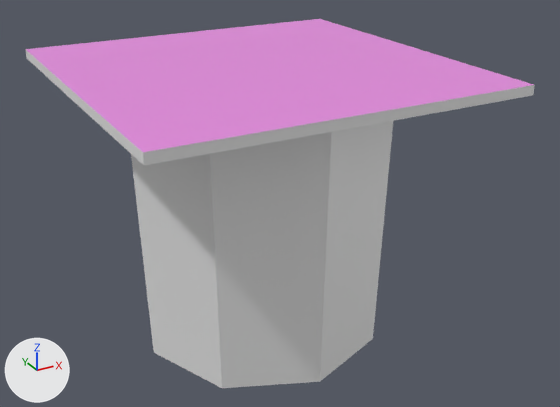
The FBX model Assets/Resources/Object_3D/Food/yaourt.fbx, before and after one commit.
Before and after are seen from a camera (50 mm lens) standing at (-0.227, -0.441, 0.208) and looking at (0.012, -0.007, -0.009). The lights are fixed; the arrows at lower left show +X, +Y and +Z. Where no turn or scale is listed for an object, it has been applied to the vertices.

Objects in the first picture: 'yaourt'.
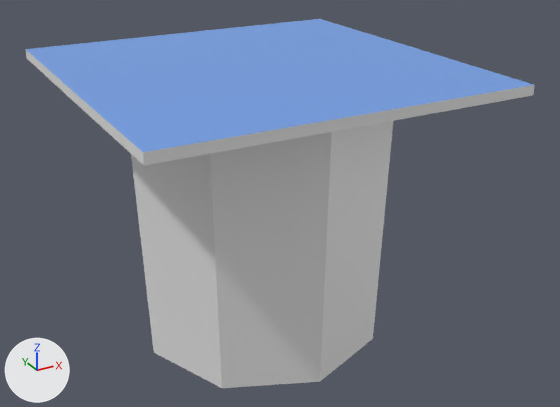
Location of each change, (x1, y1, x2, y2) in pixels of the pictures (560 x 407 px):
'yaourt', recoloured (pink to blue): (25, 19, 535, 155) in both

Edits to the bpy script that builds the scene:
```text
Change mat_pink:
    mat_pink.base_color: (0.8, 0.254, 0.75) -> (0.163, 0.345, 0.8)  # pink #e78ae1 -> blue #709fe7
```
